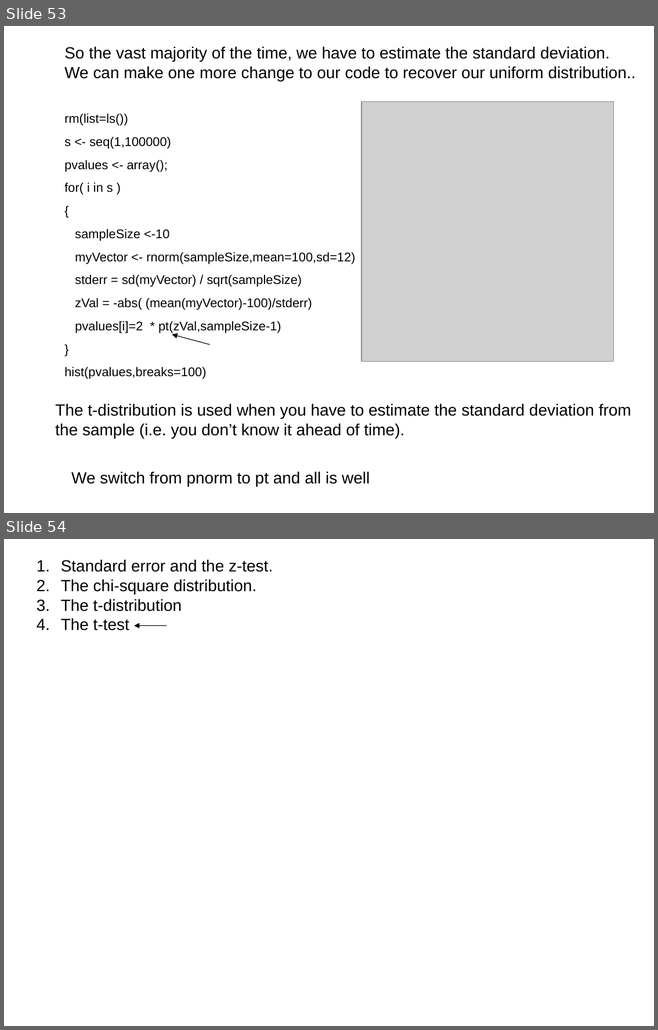
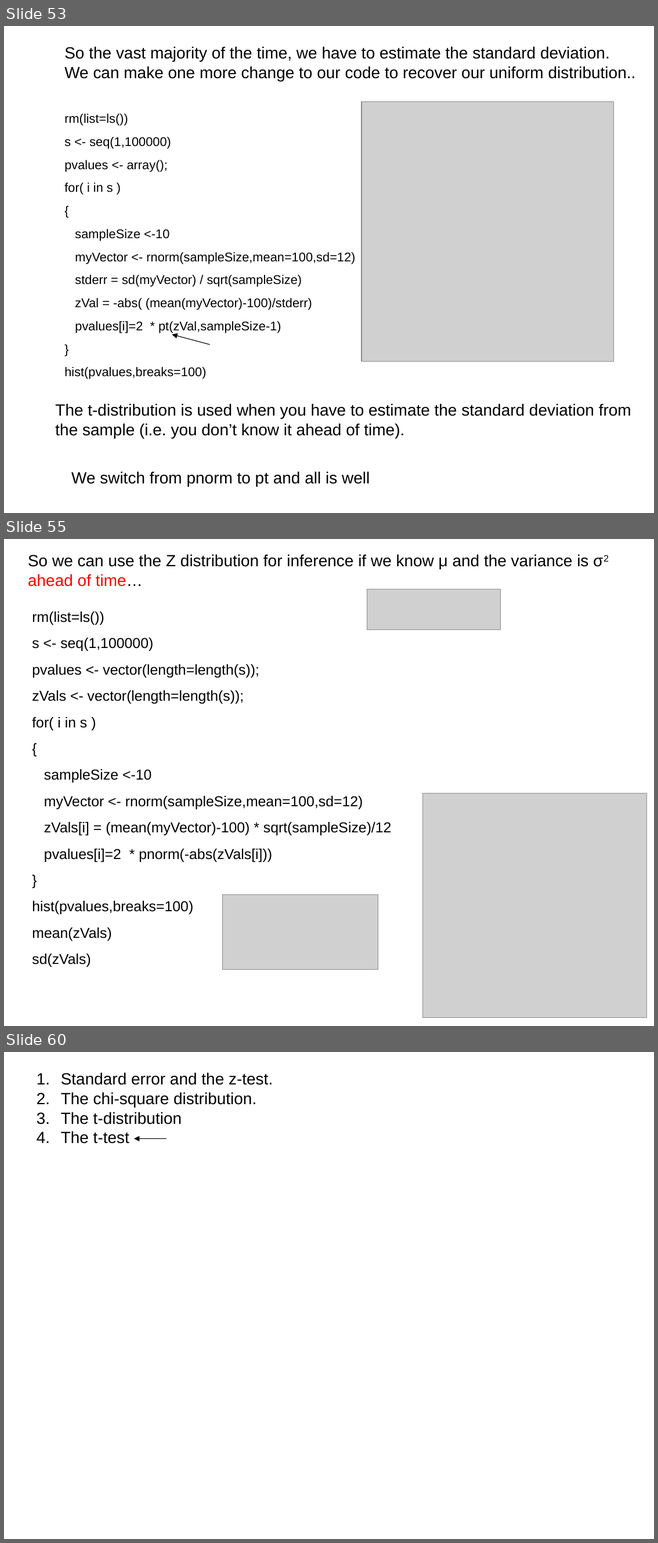
Before and after one commit to afodor/afodor.github.io, a slide deck: classes/stats2017/Lecture12.ppt. Shown one above the other, each under a label of ours: slides 53 and 54 before the commit, slides 53, 55 and 60 after it; the slides between them are not shown. The pictures are 658x1030 and 658x1543 pixels, drawn with LibreOffice and Linux fonts; fonts in the diff are those of the drawing; grey boxes stand for pictures. Boxes give left, top, right and bottom in pixels: in the first picture for what was removed or moved away, otherwise in the second. Text is boxed around its words. In the diff, an @@ line names an element or a change of style, - is before the commit and + after.

Commit message:
more detailed demonstration of why the t-distribution works for estimating variance

```diff
--- a/classes/stats2017/Lecture12.ppt
+++ b/classes/stats2017/Lecture12.ppt
@@ slide 55 added at box(4, 539, 654, 1026), background #FFFFFF @@
@@ text added at box(28, 554, 588, 587), 18 pt, text #000000 @@
+So we can use the Z distribution for inference if we know μ and the variance is σ2
+ahead of time…
@@ picture added at box(366, 589, 500, 631) @@
@@ text added at box(32, 611, 391, 967), 16 pt, text #000000 @@
+rm(list=ls())
+s <- seq(1,100000)
+pvalues <- vector(length=length(s));
+zVals <- vector(length=length(s));
+for( i in s )
+{
+sampleSize <-10
+myVector <- rnorm(sampleSize,mean=100,sd=12)
+zVals[i] = (mean(myVector)-100) * sqrt(sampleSize)/12
+pvalues[i]=2 * pnorm(-abs(zVals[i]))
+}
+hist(pvalues,breaks=100)
+mean(zVals)
+sd(zVals)
@@ picture added at box(423, 794, 647, 1017) @@
@@ picture added at box(222, 895, 378, 970) @@
@@ what was slide 54 is now slide 60 @@
```
Also in this commit, not shown: 5 other slides added.
